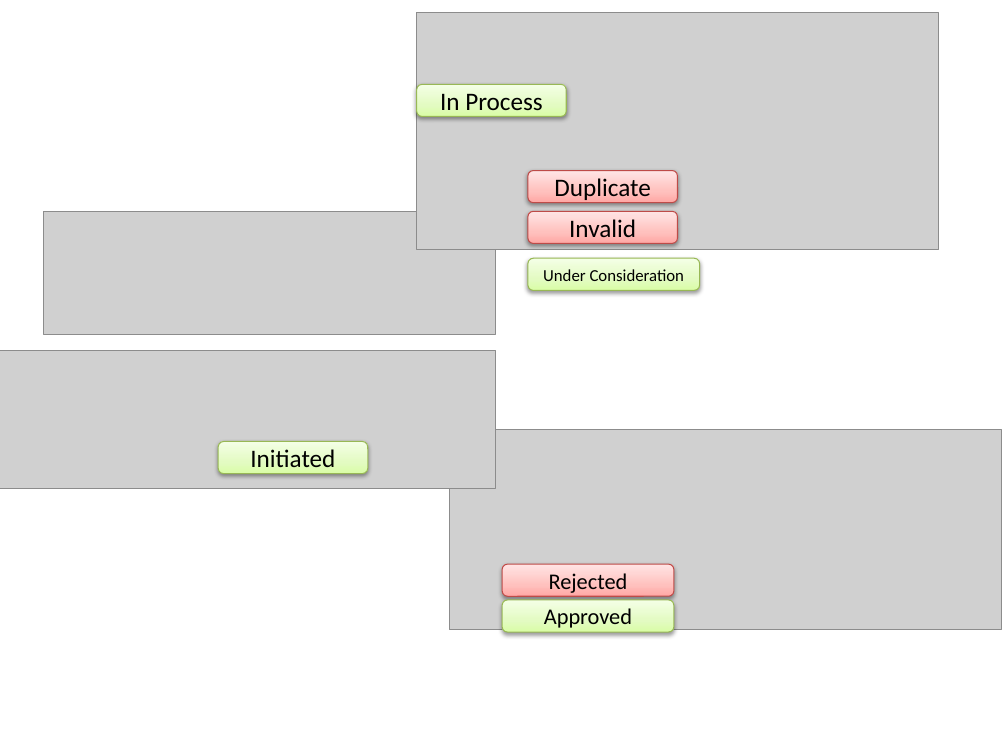
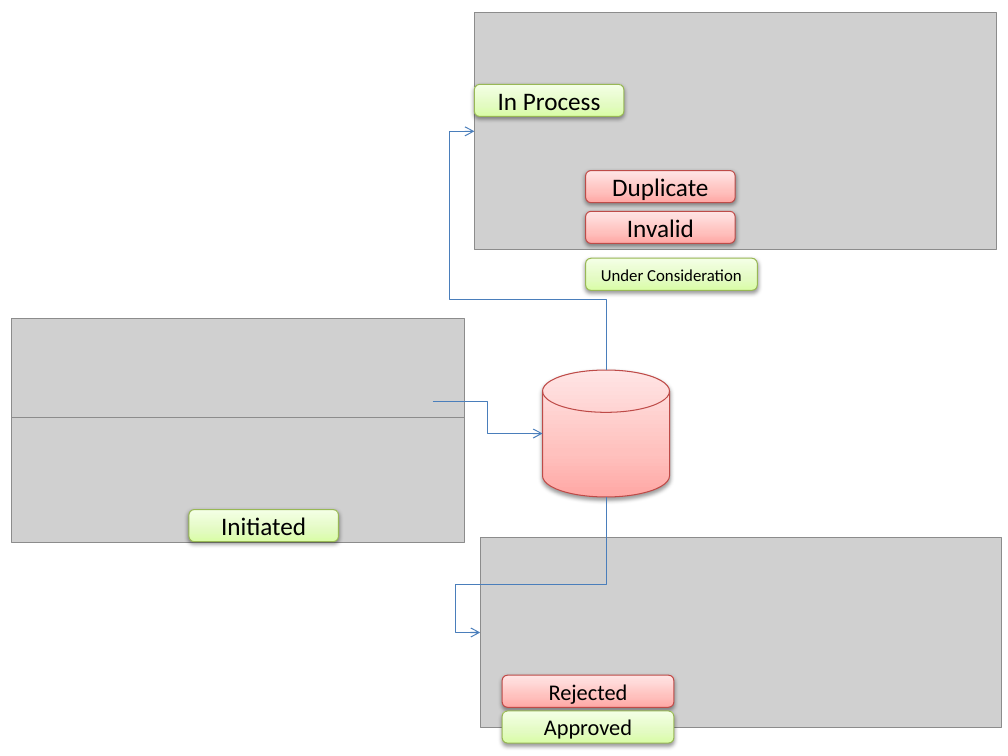
Before and after one commit to lucasjellema/insight-demo-valencia, a slide deck: slide 3 of ofmw-forum2016-insight-valencia-demo.pptx. Drawn at 1008x756 pixels with LibreOffice and Linux fonts; fonts in the diff are those of the drawing; grey boxes stand for pictures. Boxes give left, top, right and bottom in pixels: in the first picture for what was removed or moved away, otherwise in the second. Text is boxed around its words. In the diff, an @@ line names an element or a change of style, - is before the commit and + after.

```diff
--- a/ofmw-forum2016-insight-valencia-demo.pptx
+++ b/ofmw-forum2016-insight-valencia-demo.pptx
@@ 4 rounded rectangles, 1 picture: place and size @@
-4 rounded rectangles, 1 picture at (416, 13, 938, 290)
+4 rounded rectangles, 1 picture at (475, 13, 997, 290)
@@ elbow arrow added from (606, 370) to (475, 131), #4B7EBC 0.75 pt @@
@@ picture: place and size @@
-picture at (43, 212, 496, 335)
+picture at (12, 319, 465, 442)
@@ cylinder added at (542, 370, 669, 497), fill gradient #FFA6A5 to #FFC0BF to #FFE7E7, outline #BF4C48 0.75 pt @@
@@ picture: place and size @@
-picture at (0, 351, 496, 489)
+picture at (12, 417, 465, 542)
@@ elbow arrow added from (432, 402) to (542, 433), #4B7EBC 0.75 pt @@
@@ elbow arrow added from (606, 497) to (480, 633), #4B7EBC 0.75 pt @@
@@ rounded rectangle "Initiated": place and size @@
-rounded rectangle "Initiated" at (219, 442, 368, 474)
+rounded rectangle "Initiated" at (188, 510, 338, 542)
@@ picture: place and size @@
-picture at (450, 429, 1002, 630)
+picture at (480, 538, 1001, 728)
@@ rounded rectangle "Rejected": place and size @@
-rounded rectangle "Rejected" at (502, 564, 673, 597)
+rounded rectangle "Rejected" at (502, 675, 673, 708)
@@ rounded rectangle "Approved": place and size @@
-rounded rectangle "Approved" at (502, 600, 673, 632)
+rounded rectangle "Approved" at (502, 711, 673, 743)
```
Also in this commit, not shown: 2 slides added.
